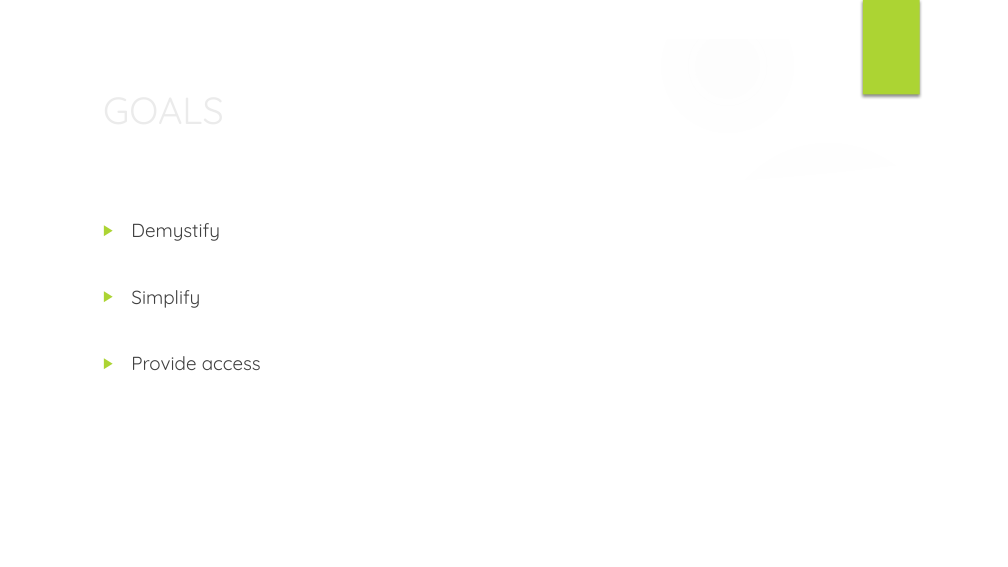
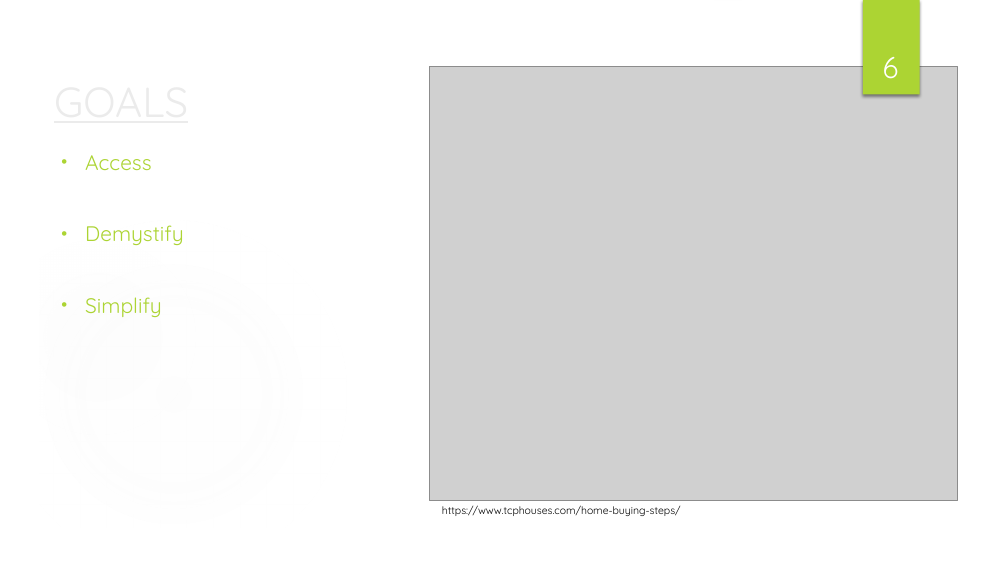
Before and after one commit to savithcj/HouseListingAB, a slide deck: slide 6 of Presentation/WelcomeHomeAB.pptx (slide 7 before the commit). Drawn at 1008x567 pixels with LibreOffice and Linux fonts; fonts in the diff are those of the drawing; grey boxes stand for pictures; background and template pictures are left out. Boxes give left, top, right and bottom in pixels: in the first picture for what was removed or moved away, otherwise in the second. Text is boxed around its words. In the diff, an @@ line names an element or a change of style, - is before the commit and + after.

```diff
--- a/Presentation/WelcomeHomeAB.pptx
+++ b/Presentation/WelcomeHomeAB.pptx
@@ freeform shape removed at <box>0,0,1008,567</box> @@
@@ group added at <box>0,0,1008,567</box>: 4 ellipses, 2 freeform shapes, 1 rectangle @@
@@ rectangle removed at <box>863,0,920,95</box> @@
@@ rectangle added at <box>863,0,920,95</box>, fill #ACD433 @@
@@ title "GOALS": place and size @@
-title "GOALS" at <box>95,80,820,138</box>
+title "GOALS" at <box>47,45,306,130</box>
@@ title "GOALS" at <box>47,45,306,130</box>: size 36 to 40 pt, underline on; vertical alignment middle to bottom @@
@@ page number added at <box>883,57,899,79</box>, 28 pt, text #FFFFFF @@
+6
@@ picture added at <box>430,67,958,501</box> @@
@@ text "Access": place and size @@
-text "Access" at <box>131,223,261,370</box>
+text "Access" at <box>85,155,184,317</box>
@@ ellipse removed at <box>712,138,944,371</box> @@
@@ text at <box>85,155,152,170</box>: paragraph added @@
+• Access
@@ text at <box>85,225,184,317</box>: size 18 to 20 pt, text colour #404040 to #ACD433 in "Demystify", "Simplify"; bullet ▶ to • @@
@@ text at <box>131,356,261,370</box>: paragraph removed @@
-▶ Provide access
@@ text added at <box>442,505,681,516</box>, 10 pt, text #000000 @@
+https://www.tcphouses.com/home-buying-steps/
```
Also in this commit, not shown: 4 other slides changed, 2 slides added, 3 slides removed, 1 other file.
